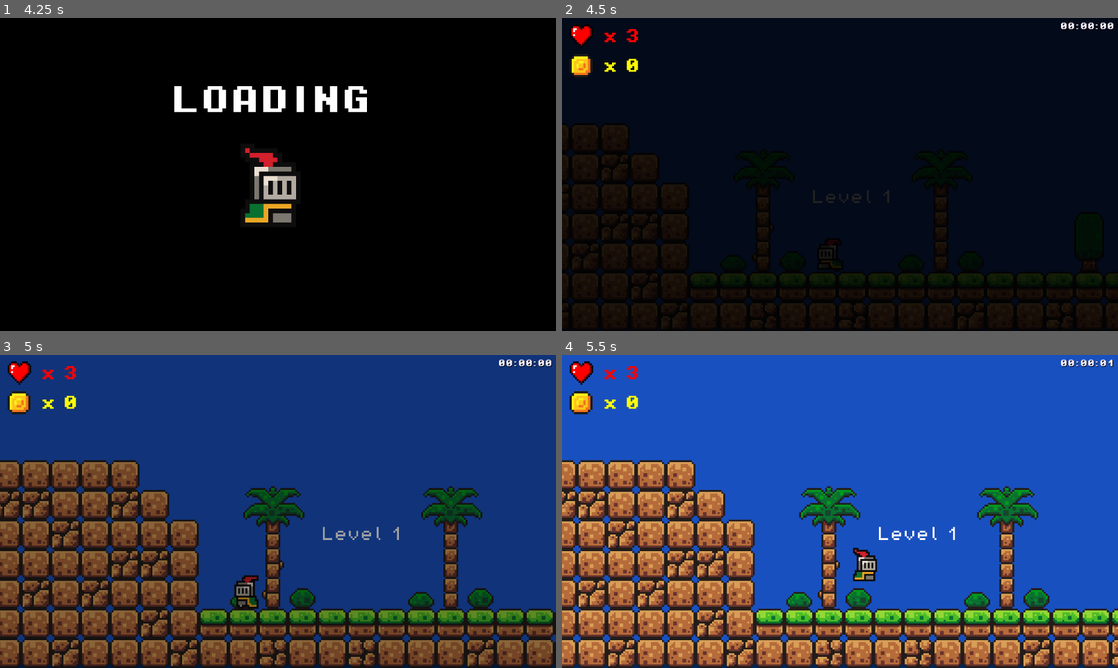
Above: before the commit, frames 1-4 (two rows, left to right).
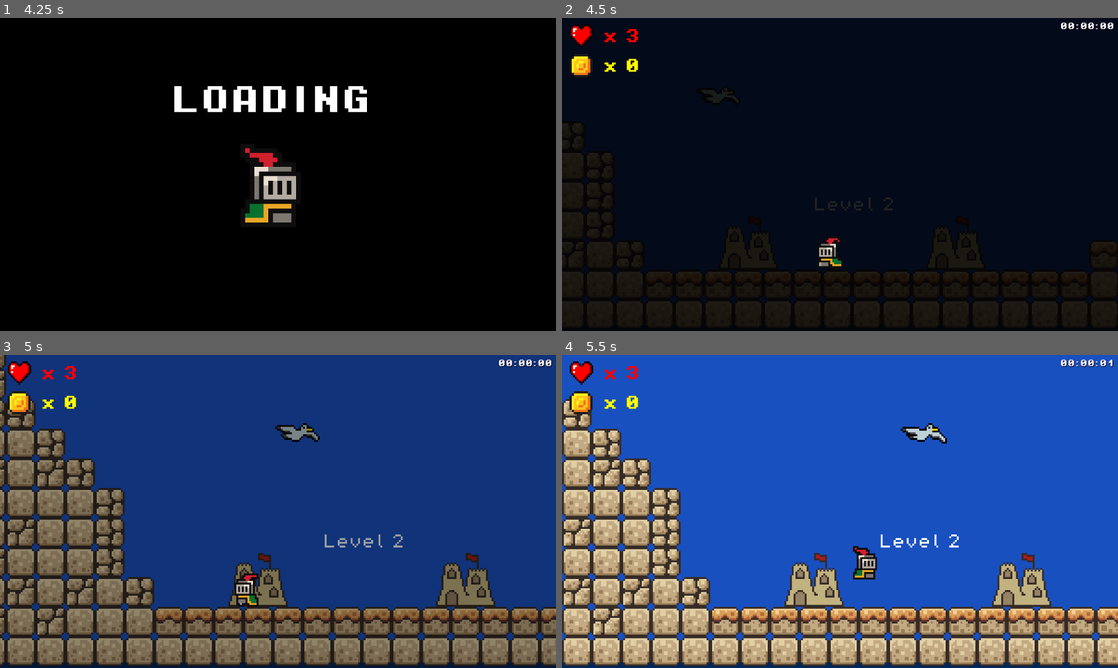
Above: after the commit, the same moments.

Repository: tiagonico/first_game_godot
Game: Godot game, scene res://scenes/master_scene.tscn
The game is run twice, just before and just after one commit, with the same random seed, the same clock (stepped at 60 frames per second) and the same inputs. Sound files missing from this copy of the repository are replaced by a short silence.
Inputs (mouse positions are in pixels of both pictures, inside the frame that each line leads up to):
- Up to frame 1 (4.25 s): click "PLAY" at 0.5 s; click "NORMAL" at 1.25 s; click "NORMAL" at 2 s; move the mouse to (400, 158) at 2.77 s; hold D (move_right) from 2.78 s (still down); tap Shift (walk) at 2.85, 3.6 s; tap Space (jump) at 3.02, 3.77 s; move the mouse to (166, 190) at 3.52 s
- Up to frame 2 (4.5 s): move the mouse to (895, 105) at 4.27 s; release D (move_right) at 4.28 s; hold A (move_left) from 4.28 s (still down); tap Shift (walk) at 4.35 s
- Up to frame 3 (5 s): keep holding A (move_left)
- Up to frame 4 (5.5 s): move the mouse to (812, 574) at 5.02 s; release A (move_left) at 5.03 s; hold D (move_right) from 5.03 s (still down); tap Shift (walk) at 5.1 s; tap Space (jump) at 5.27 s

Frame 1 is identical in both runs. In frame 2, 3.0% of the frame differs, in the area x 0-100%, y 21-99%; in frame 3, 38%; in frame 4, 40%, in the area x 0-100%, y 14-100%.

Commit message:
Add fall damage

Diff:
--- a/scripts/player.gd
+++ b/scripts/player.gd
@@ -6,22 +6,24 @@
 var walk = 1
 var in_water = false
 var last_velocity_y = 0
+var fall_velocity_kill = 600
+var water_position_y = 1243
 
 @onready var animated_sprite_2d = $AnimatedSprite2D
 @onready var game_manager = %GameManager
 @onready var jump_audio = $JumpAudio
 @onready var death_audio = $DeathAudio
+@onready var killzone = $"../Killzone"
 
 # Get the gravity from the project settings to be synced with RigidBody nodes.
 var gravity = ProjectSettings.get_setting("physics/2d/default_gravity")
 
 func _physics_process(delta):
-	if velocity.y == 0 and last_velocity_y > 0:
-		print(velocity.y)
-
+	if velocity.y == 0 and last_velocity_y > fall_velocity_kill:
+		killzone._on_body_entered(self)
 
 	if PlayerVariables.player_level == 3:
-		if position.y > 1243:
+		if position.y > water_position_y:
 			# Decrease velocity when hits the water
 			if !in_water:
 				velocity.y /= 10
--- a/scripts/player_variables.gd
+++ b/scripts/player_variables.gd
@@ -2,7 +2,7 @@
 
 var lifes_number = 3
 var coins_number = 0
-var player_level = 1
+var player_level = 2
 var checkpoint = 0
 
 func reset_variables(quit):
@@ -13,7 +13,7 @@
 		player_level = 1
 	if Global.is_hardcore:
 		player_level = 1
-		lifes_number = 0
+		lifes_number = 1
 
 func lose_life():
 	lifes_number-=1
Not shown, changed: scenes/level_3.tscn
